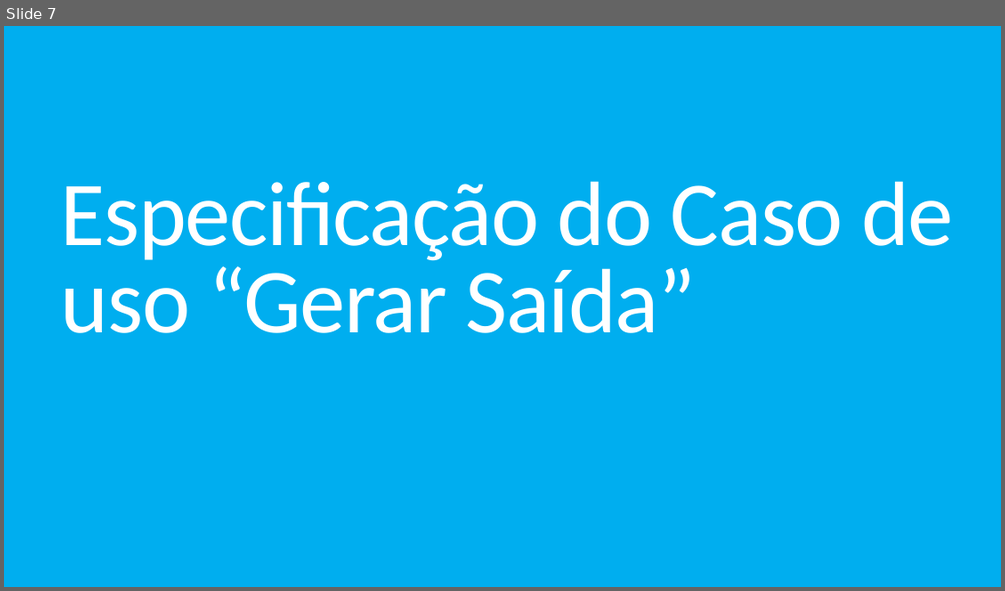
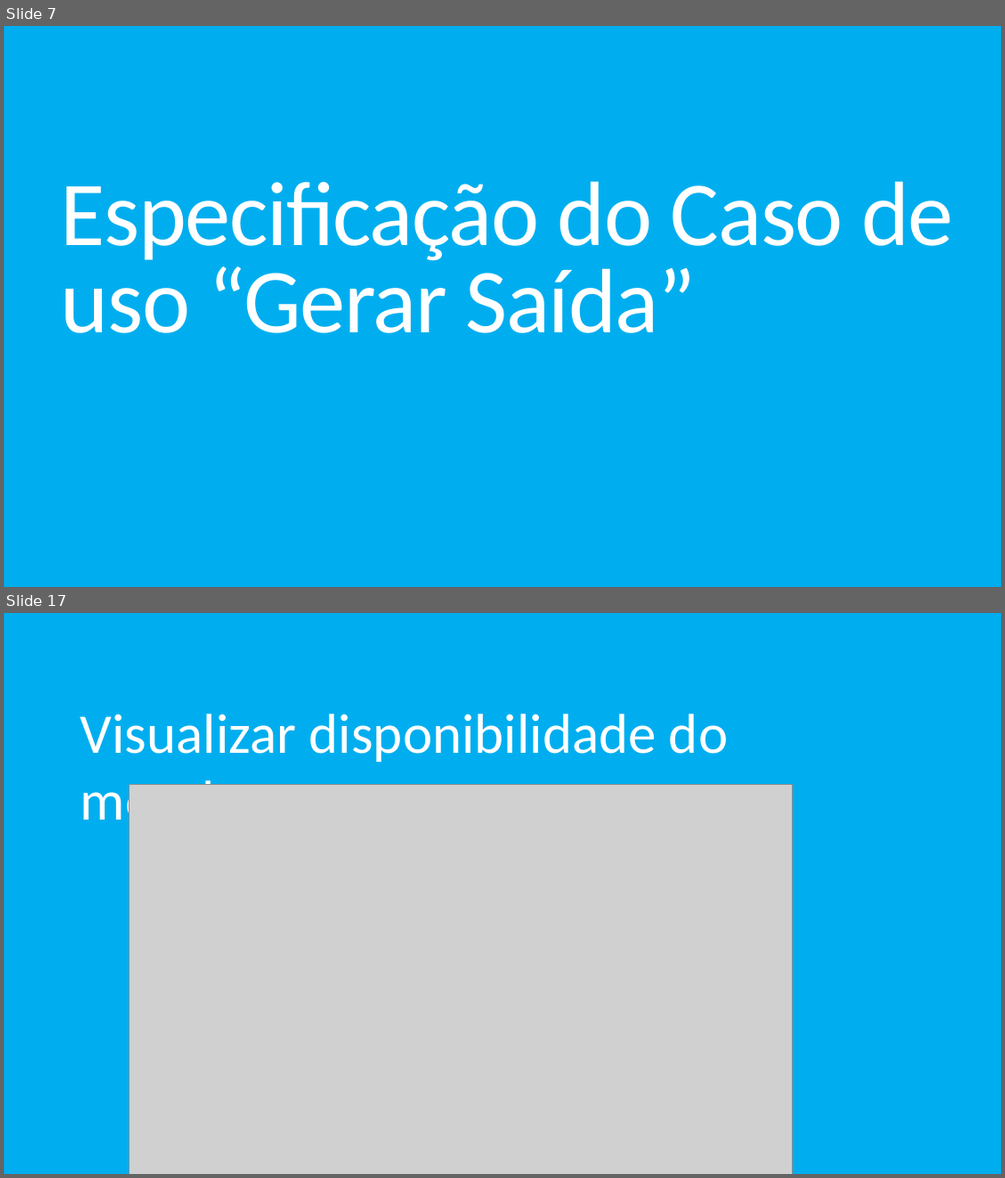
Before and after one commit to DouglasCPioC/engenharia-de-software-loja-de-motoboy, a slide deck: Slide/Projeto de uma empresa de motoboy.pptx. Shown one above the other, each under a label of ours: slide 7 before the commit, slides 7 and 17 after it; the slides between them are not shown. The pictures are 1005x591 and 1005x1178 pixels, drawn with LibreOffice and Linux fonts; fonts in the diff are those of the drawing; grey boxes stand for pictures. Boxes give left, top, right and bottom in pixels: in the first picture for what was removed or moved away, otherwise in the second. Text is boxed around its words. In the diff, an @@ line names an element or a change of style, - is before the commit and + after.

```diff
--- a/Slide/Projeto de uma empresa de motoboy.pptx
+++ b/Slide/Projeto de uma empresa de motoboy.pptx
@@ slide 17 added at [4,613,1001,1174], background #00AEEF @@
@@ text added at [81,714,728,834], 54 pt, text #FFFFFF @@
+Visualizar disponibilidade do motoboy
@@ picture added at [129,785,792,1174] @@
```
Also in this commit, not shown: 1 slide changed, 9 other slides added, 1 slide removed.
